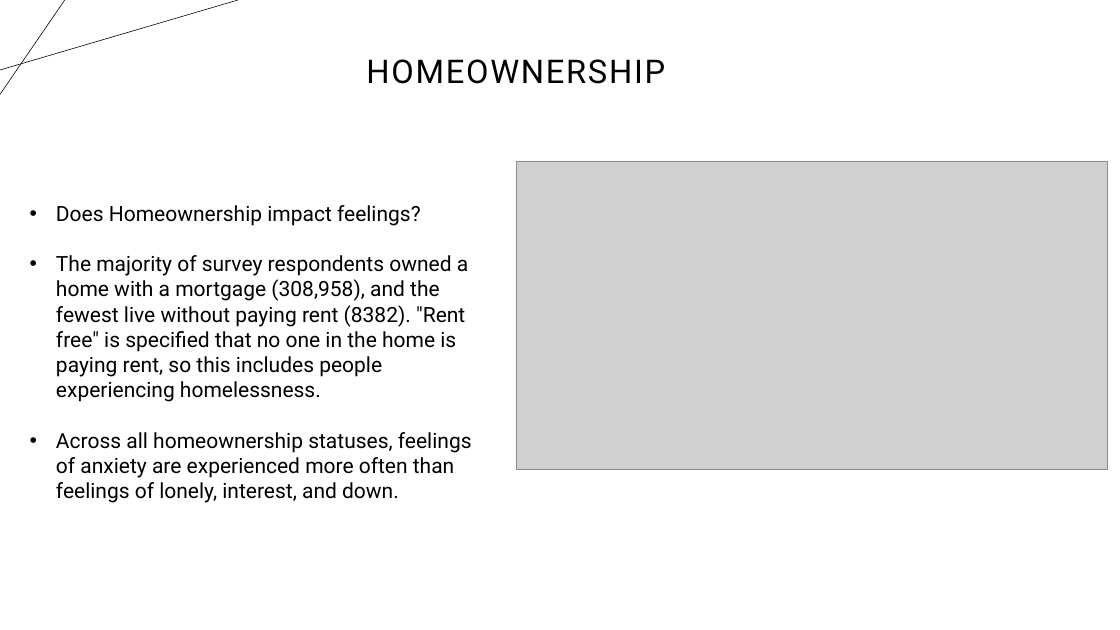
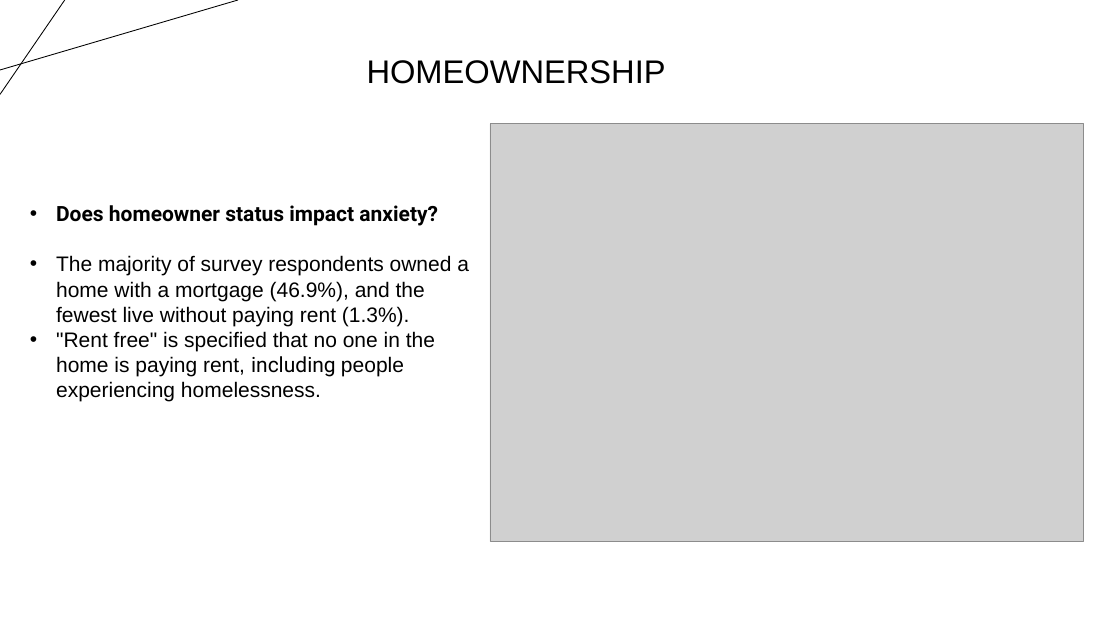
Before and after one commit to ginaleonardi/project_1, a slide deck: slide 8 of Project_Presentation.pptx. Drawn at 1120x630 pixels with LibreOffice and Linux fonts; fonts in the diff are those of the drawing; grey boxes stand for pictures. Boxes give left, top, right and bottom in pixels: in the first picture for what was removed or moved away, otherwise in the second. Text is boxed around its words. In the diff, an @@ line names an element or a change of style, - is before the commit and + after.

```diff
--- a/Project_Presentation.pptx
+++ b/Project_Presentation.pptx
@@ line (0, 70) - (238, 0): stroke #000000 0.5 pt to #000000 0.75 pt @@
@@ line (65, 0) - (0, 94): stroke #000000 0.5 pt to #000000 0.75 pt @@
@@ title "HOMEOWNERSHIP" at box(367, 60, 666, 84): font Roboto to Arial, letter spacing 1.5 to 0 pt @@
@@ picture: place and size @@
-picture at box(516, 161, 1107, 470)
+picture at box(490, 124, 1084, 541)
@@ text at box(56, 205, 469, 402): text changed; font Roboto to Arial @@
-• Does Homeownership impact feelings?
-• The majority of survey respondents owned a home with a mortgage (308,958), and the fewest live without paying rent (8382). "Rent free" is specified that no one in the home is paying rent, so this includes people experiencing homelessness.
-• Across all homeownership statuses, feelings of anxiety are experienced more often than feelings of lonely, interest, and down.
+• Does homeowner status impact anxiety?
+• The majority of survey respondents owned a home with a mortgage (46.9%), and the fewest live without paying rent (1.3%).
+• "Rent free" is specified that no one in the home is paying rent, including people experiencing homelessness.
```
Also in this commit, not shown: 1 other slide changed, 1 other file.
